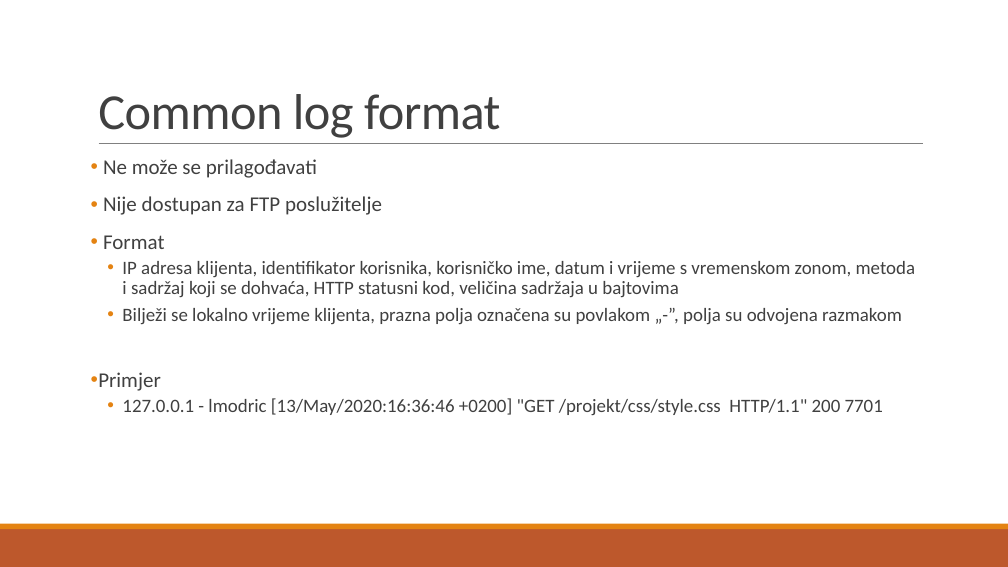
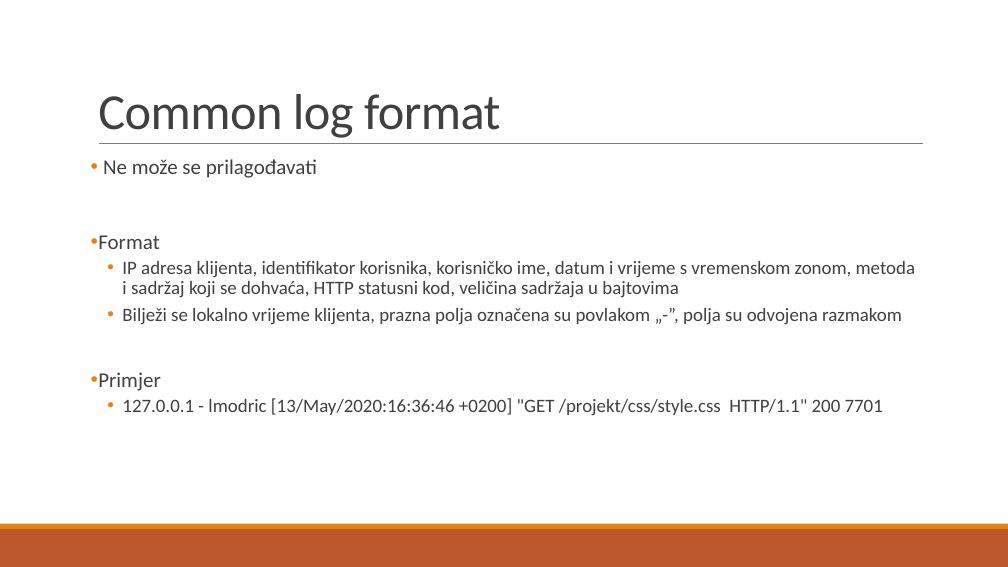
Before and after one commit to vhrvoje2/Zavrsni-rad, a slide deck: slide 13 of Prezentacija.pptx. Drawn at 1008x567 pixels with LibreOffice and Linux fonts; fonts in the diff are those of the drawing. Boxes give left, top, right and bottom in pixels: in the first picture for what was removed or moved away, otherwise in the second. Text is boxed around its words. In the diff, an @@ line names an element or a change of style, - is before the commit and + after.

```diff
--- a/Prezentacija.pptx
+++ b/Prezentacija.pptx
@@ text at (103,196,382,215): paragraph removed @@
-• Nije dostupan za FTP poslužitelje
```
Also in this commit, not shown: 2 other slides changed.
